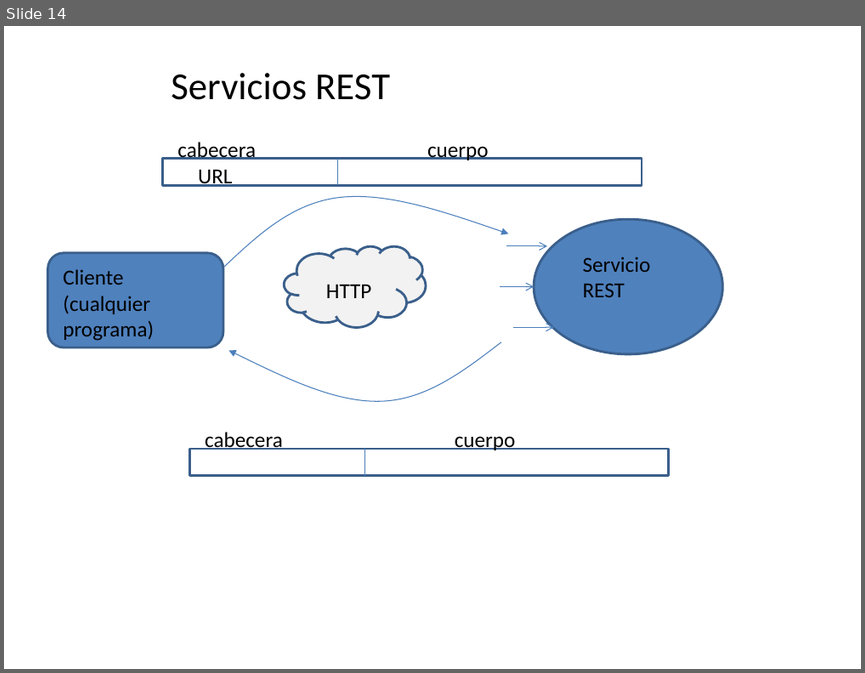
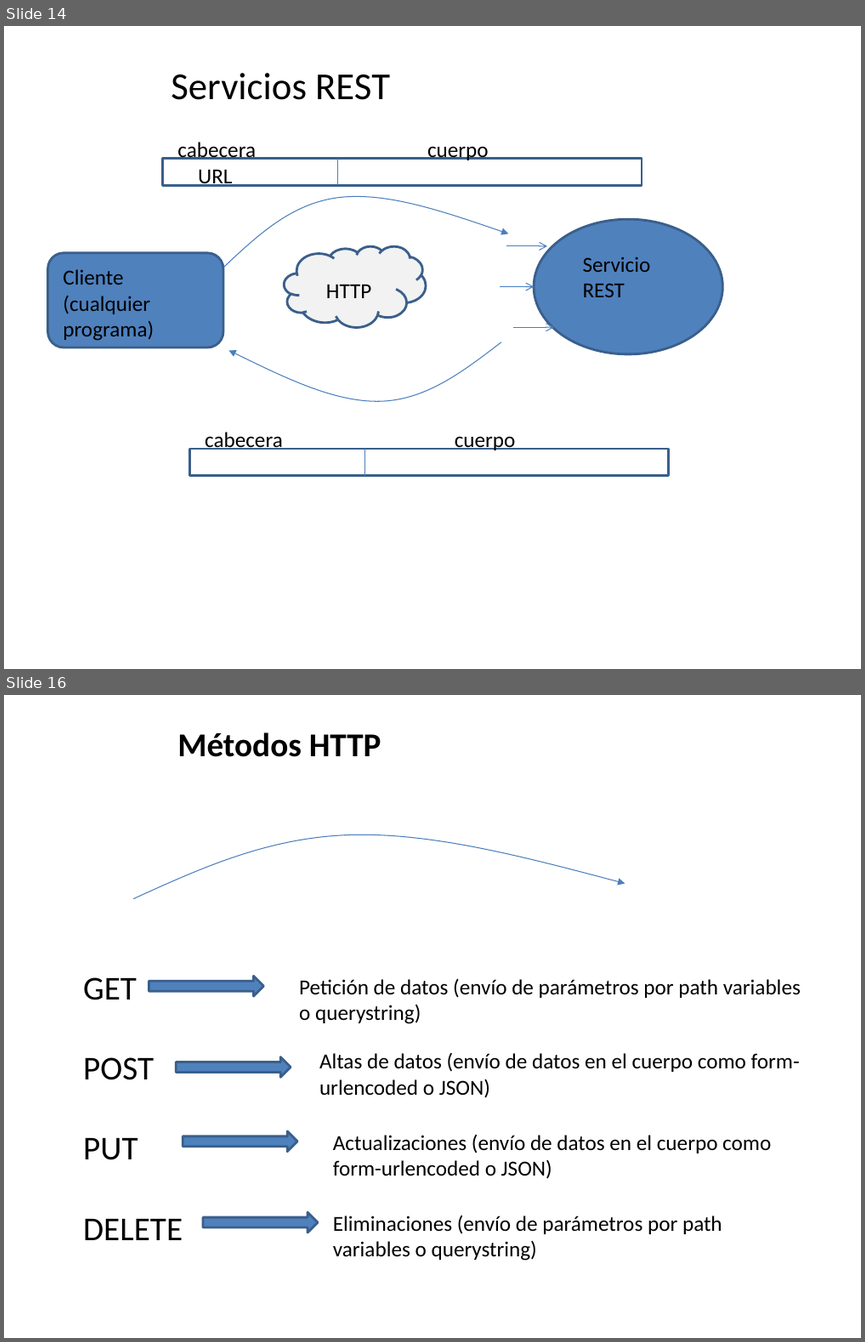
Before and after one commit to amartinsierra/angular2025, a slide deck: pizarra.pptx. Shown one above the other, each under a label of ours: slide 14 before the commit, slides 14 and 16 after it; the slides between them are not shown. The pictures are 865x673 and 865x1342 pixels, drawn with LibreOffice and Linux fonts; fonts in the diff are those of the drawing. Boxes give left, top, right and bottom in pixels: in the first picture for what was removed or moved away, otherwise in the second. Text is boxed around its words. In the diff, an @@ line names an element or a change of style, - is before the commit and + after.

```diff
--- a/pizarra.pptx
+++ b/pizarra.pptx
@@ slide 16 added at bbox=[4, 695, 861, 1338], background #FFFFFF @@
@@ text added at bbox=[177, 732, 381, 757], 28 pt, text #000000, bold @@
+Métodos HTTP
@@ freeform shape added at bbox=[133, 832, 625, 899], outline #4B7EBC 0.75 pt @@
@@ text added at bbox=[83, 977, 182, 1240], 28 pt, text #000000 @@
+GET
+POST
+PUT
+DELETE
@@ right arrow added at bbox=[148, 976, 263, 997], fill #4F81BD, outline #3A5F8C 2 pt @@
@@ text added at bbox=[299, 978, 800, 1024], 18 pt, text #000000 @@
+Petición de datos (envío de parámetros por path variables o querystring)
@@ right arrow added at bbox=[177, 1056, 291, 1077], fill #4F81BD, outline #3A5F8C 2 pt @@
@@ text added at bbox=[319, 1052, 800, 1098], 18 pt, text #000000 @@
+Altas de datos (envío de datos en el cuerpo como form-urlencoded o JSON)
@@ right arrow added at bbox=[183, 1131, 298, 1151], fill #4F81BD, outline #3A5F8C 2 pt @@
@@ text added at bbox=[333, 1134, 771, 1179], 18 pt, text #000000 @@
+Actualizaciones (envío de datos en el cuerpo como form-urlencoded o JSON)
@@ right arrow added at bbox=[203, 1212, 318, 1232], fill #4F81BD, outline #3A5F8C 2 pt @@
@@ text added at bbox=[333, 1215, 722, 1260], 18 pt, text #000000 @@
+Eliminaciones (envío de parámetros por path variables o querystring)
```
Also in this commit, not shown: 2 other slides added, 15 other files.
